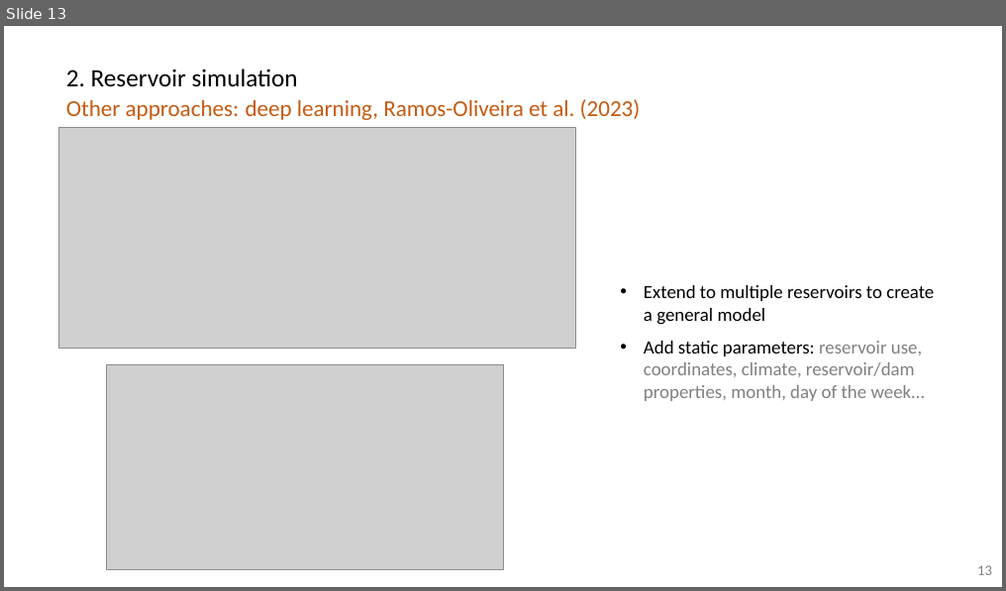
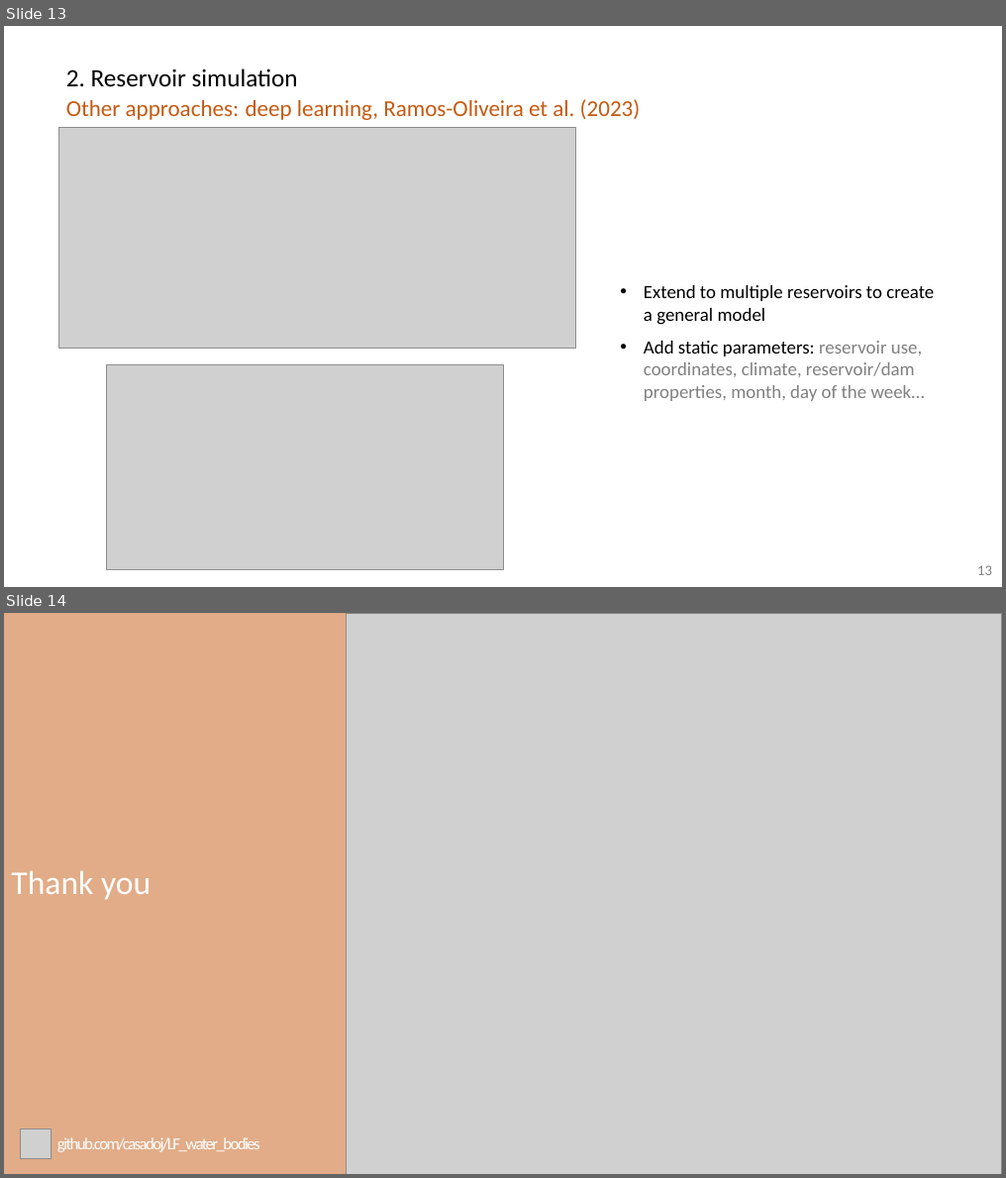
Before and after one commit to casadoj/lisflood-water_bodies, a slide deck: docs/meetings/20211121_D2_Gelati.pptx. Shown one above the other, each under a label of ours: slide 13 before the commit, slides 13 and 14 after it. The pictures are 1006x591 and 1006x1178 pixels, drawn with LibreOffice and Linux fonts; fonts in the diff are those of the drawing; grey boxes stand for pictures. Boxes give left, top, right and bottom in pixels: in the first picture for what was removed or moved away, otherwise in the second. Text is boxed around its words. In the diff, an @@ line names an element or a change of style, - is before the commit and + after.

```diff
--- a/docs/meetings/20211121_D2_Gelati.pptx
+++ b/docs/meetings/20211121_D2_Gelati.pptx
@@ slide 14 added at [4, 613, 1002, 1174], background #FFFFFF @@
@@ rectangle added at [4, 613, 347, 1174], fill #C55A11 at 50% opacity @@
@@ picture added at [347, 613, 1001, 1174] @@
@@ text added at [11, 871, 151, 900], 32 pt, text #FFFFFF @@
+Thank you
@@ picture added at [21, 1130, 51, 1158] @@
@@ text added at [57, 1138, 260, 1153], 16 pt, text #FFFFFF @@
+github.com/casadoj/LF_water_bodies
```
Also in this commit, not shown: 5 slides changed.
